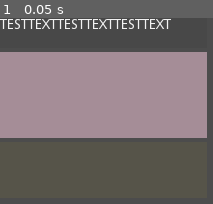
Above: before the commit, frame 1.
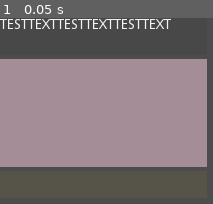
Above: after the commit, the same moment.

Repository: ThomasApplewhite/LexGame
Game: Godot game, scene res://Scripts_Scenes/PromptScenes/PromptControl/PromptControl.tscn
Same seed, same stepped clock (60 frames per second), same inputs: the game is played once before the commit and once after it. This scene is started directly instead of the project's main scene. The engine's default icon, where the game draws it, is replaced by a stand-in: a white triangle on a blue panel in a dark square.
Inputs:
- Up to frame 1 (0.05 s): no input

The runs differ from the first frame. In frame 1, 19% of the frame differs, in the area x 0-98%, y 18-81%.

Commit message:
Added Smaller PromptLife Icon
Also reduced the size of PromptLifeMarkerControl, and the PromptLife
area of PromptControl.

Diff:
--- a/Scripts_Scenes/PromptScenes/PromptControl/PromptControl.tscn
+++ b/Scripts_Scenes/PromptScenes/PromptControl/PromptControl.tscn
@@ -25,7 +25,7 @@
 
 [node name="RichTextLabel" type="RichTextLabel" parent="VBoxContainer"]
 margin_right = 207.0
-margin_bottom = 30.0
+margin_bottom = 37.0
 size_flags_horizontal = 3
 size_flags_vertical = 3
 size_flags_stretch_ratio = 17.5
@@ -37,9 +37,9 @@
 color = Color( 0, 0, 0, 0.0509804 )
 
 [node name="ButtonsControl" type="Control" parent="VBoxContainer"]
-margin_top = 34.0
+margin_top = 41.0
 margin_right = 207.0
-margin_bottom = 120.0
+margin_bottom = 149.0
 size_flags_horizontal = 3
 size_flags_vertical = 3
 size_flags_stretch_ratio = 50.0
@@ -50,12 +50,12 @@
 color = Color( 0.980392, 0.792157, 0.870588, 0.513726 )
 
 [node name="PromptLivesControl" type="Control" parent="VBoxContainer"]
-margin_top = 124.0
+margin_top = 153.0
 margin_right = 207.0
 margin_bottom = 180.0
 size_flags_horizontal = 3
 size_flags_vertical = 3
-size_flags_stretch_ratio = 32.5
+size_flags_stretch_ratio = 12.5
 
 [node name="PromptLivesTrackerHBoxContainer" parent="VBoxContainer/PromptLivesControl" instance=ExtResource( 1 )]
 anchor_right = 0.0
--- a/Scripts_Scenes/PromptScenes/PromptLivesTracker/PromptLifeMarker/PromptLifeMarkerControl.tscn
+++ b/Scripts_Scenes/PromptScenes/PromptLivesTracker/PromptLifeMarker/PromptLifeMarkerControl.tscn
@@ -1,16 +1,16 @@
 [gd_scene load_steps=3 format=2]
 
-[ext_resource path="res://icon.png" type="Texture" id=1]
+[ext_resource path="res://TestAssets/LexGame_LivesHeart.png" type="Texture" id=1]
 [ext_resource path="res://Scripts_Scenes/PromptScenes/PromptLivesTracker/PromptLifeMarker/PromptLifeMarkerControl.gd" type="Script" id=2]
 
 [node name="PromptLifeMarkerControl" type="Control"]
-anchor_right = 1.0
-anchor_bottom = 1.0
+margin_right = 32.0
+margin_bottom = 32.0
 size_flags_horizontal = 3
 size_flags_vertical = 3
 script = ExtResource( 2 )
 
 [node name="TextureRect" type="TextureRect" parent="."]
-margin_right = 40.0
-margin_bottom = 40.0
+margin_right = 32.0
+margin_bottom = 32.0
 texture = ExtResource( 1 )
Binary file added: TestAssets/LexGame_LivesHeart.png
Not shown, added: TestAssets/LexGame_LivesHeart.png.import
Not shown, added: PixeloramaProjectFiles/LexGame_LivesHeart.pxo
